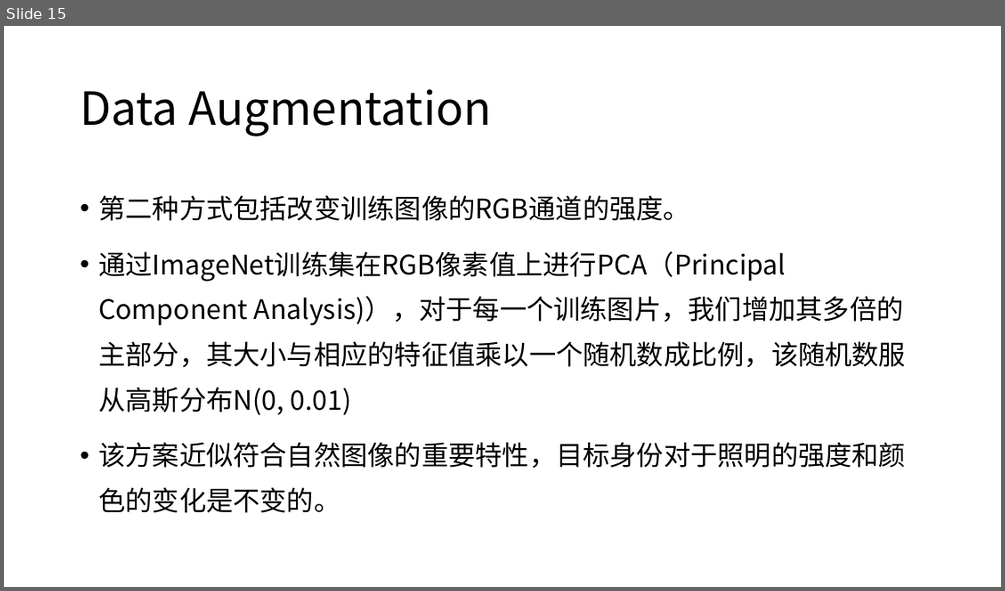
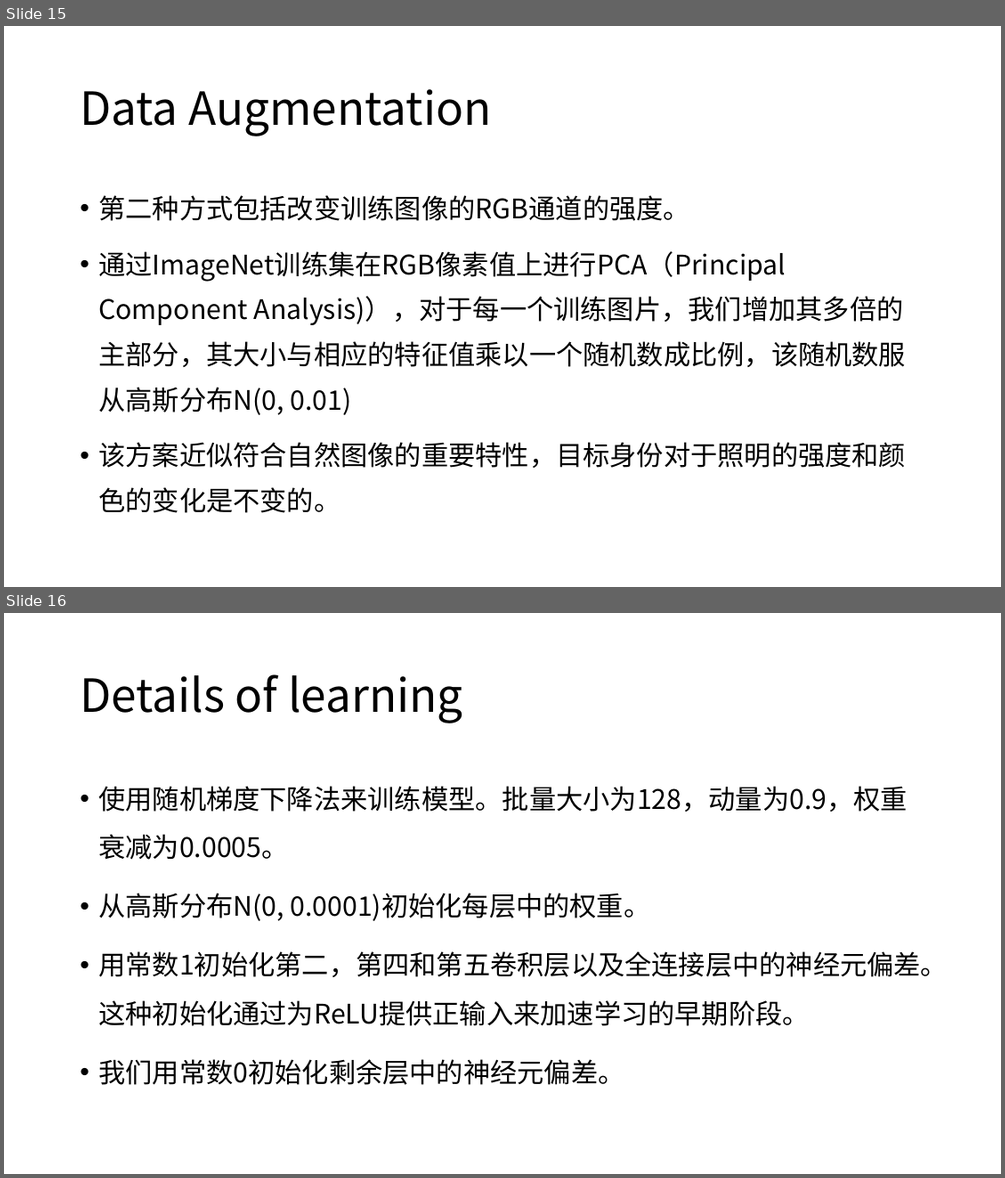
Before and after one commit to XianzhengWU/deeplearning_papernotes, a slide deck: 四篇论文笔记汇总.pptx. Shown one above the other, each under a label of ours: slide 15 before the commit, slides 15 and 16 after it. The pictures are 1005x591 and 1005x1178 pixels, drawn with LibreOffice and Linux fonts; fonts in the diff are those of the drawing. Boxes give left, top, right and bottom in pixels: in the first picture for what was removed or moved away, otherwise in the second. Text is boxed around its words. In the diff, an @@ line names an element or a change of style, - is before the commit and + after.

```diff
--- a/四篇论文笔记汇总.pptx
+++ b/四篇论文笔记汇总.pptx
@@ slide 16 added at (4,613,1001,1174), background #FFFFFF @@
@@ title added at (80,674,463,723), 44 pt, text #000000 @@
+Details of learning
@@ text added at (98,786,947,1085), 25.9 pt, text #000000 @@
+• 使用随机梯度下降法来训练模型。批量大小为128，动量为0.9，权重衰减为0.0005。
+• 从高斯分布N(0, 0.0001)初始化每层中的权重。
+• 用常数1初始化第二，第四和第五卷积层以及全连接层中的神经元偏差。这种初始化通过为ReLU提供正输入来加速学习的早期阶段。
+• 我们用常数0初始化剩余层中的神经元偏差。
```
Also in this commit, not shown: 13 other slides added, 5 slides removed, 6 other files.
